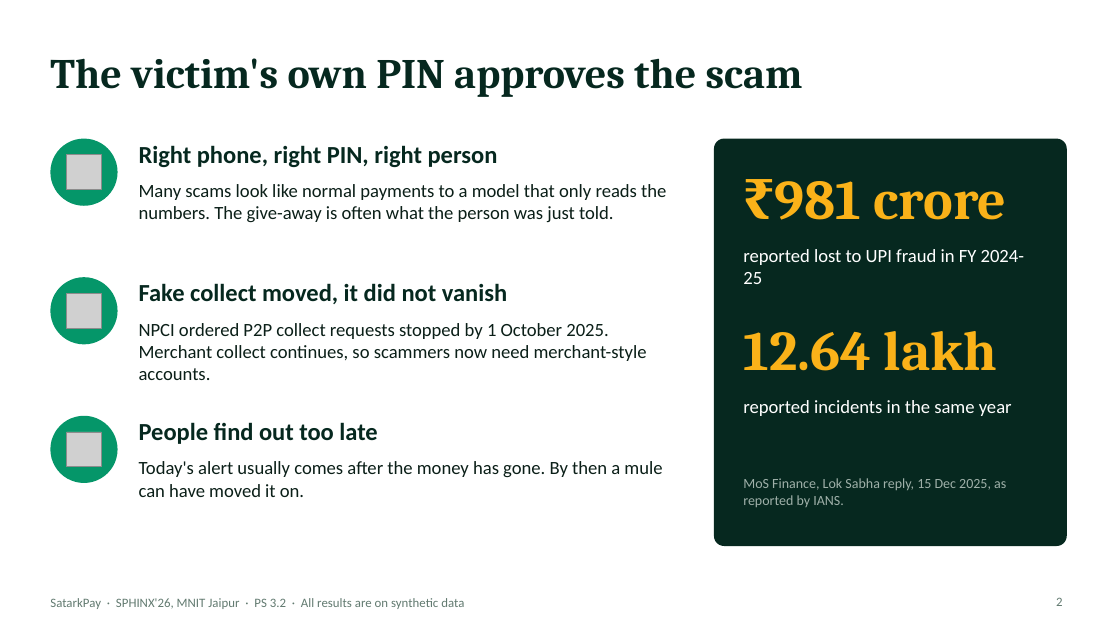
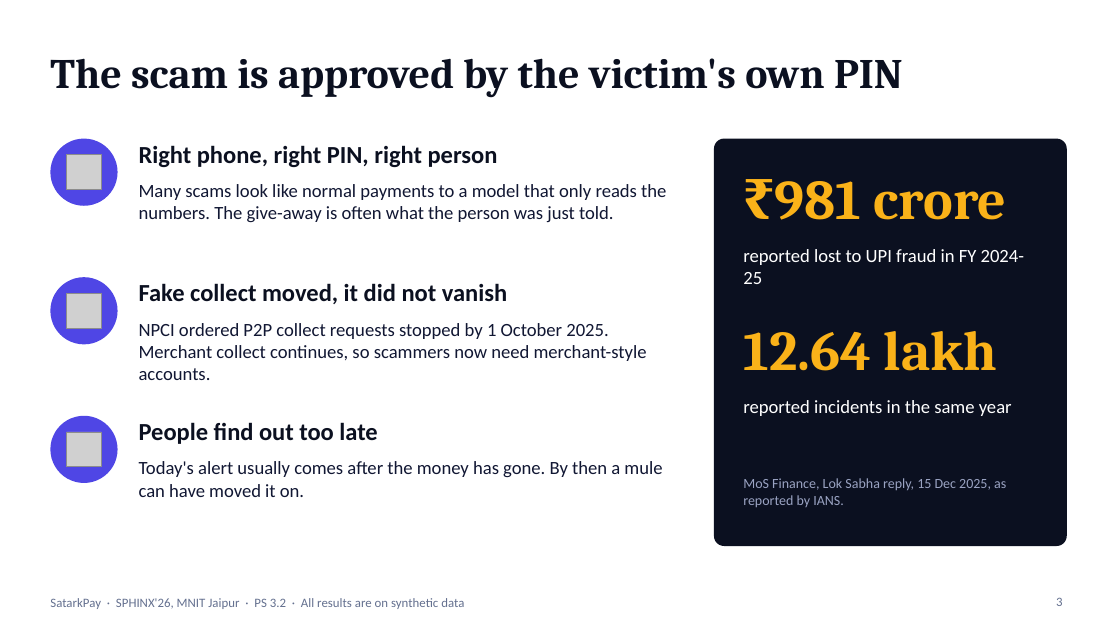
Before and after one commit to ajayyadav432/SatarkPay, a slide deck: slide 3 of docs/SatarkPay_Pitch.pptx (slide 2 before the commit). Drawn at 1120x630 pixels with LibreOffice and Linux fonts; fonts in the diff are those of the drawing; grey boxes stand for pictures. Boxes give left, top, right and bottom in pixels: in the first picture for what was removed or moved away, otherwise in the second. Text is boxed around its words. In the diff, an @@ line names an element or a change of style, - is before the commit and + after.

Commit message:
Stronger pitch: story first, new look, adoption plan, one-minute version
- Deck matches the logo and app colours, with fresh screens
- New slides: the story, why this is different, a real API answer with an adoption plan, a closing slide with the link
- Demo script gains a one-minute pitch

```diff
--- a/docs/SatarkPay_Pitch.pptx
+++ b/docs/SatarkPay_Pitch.pptx
@@ title at (50, 58, 903, 98): text changed; text colour #06281F to #0B1020 @@
-The victim's own PIN approves the scam
+The scam is approved by the victim's own PIN
@@ rounded rectangle at (714, 139, 1067, 546): fill #06281F to #0B1020 @@
@@ fill #059669 to #4F46E5 in 3 elements at (50, 139, 118, 206), (50, 277, 118, 344), (50, 416, 118, 483) @@
@@ text colour #06281F to #0B1020 in 3 elements at (139, 145, 498, 167), (139, 283, 507, 304), (139, 422, 377, 444) @@
@@ text colour #0B1F18 to #111733 in 3 elements at (139, 184, 666, 222), (139, 323, 647, 380), (139, 461, 662, 497) @@
@@ text "MoS Finance, Lok Sabha reply, ..." at (743, 478, 1006, 507): text colour #9FB0A9 to #9AA3C2 @@
@@ text "SatarkPay · SPHINX'26, MNIT Jaipur ..." at (50, 598, 464, 609): text colour #627A70 to #64708F @@
@@ page number at (1056, 597, 1062, 606): text changed; text colour #627A70 to #64708F @@
-2
+3
```
Also in this commit, not shown: 7 other slides changed, 4 slides added, 1 slide removed, 1 other file.
